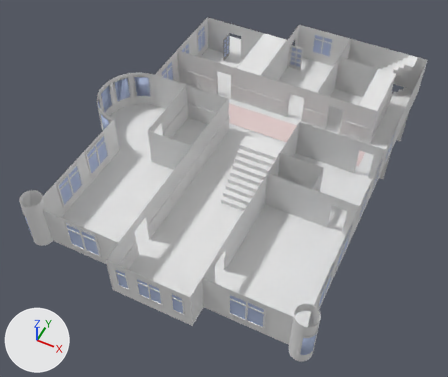
Two versions of the Blender file Assets/models/floor_2/floor2b.blend, one commit apart.
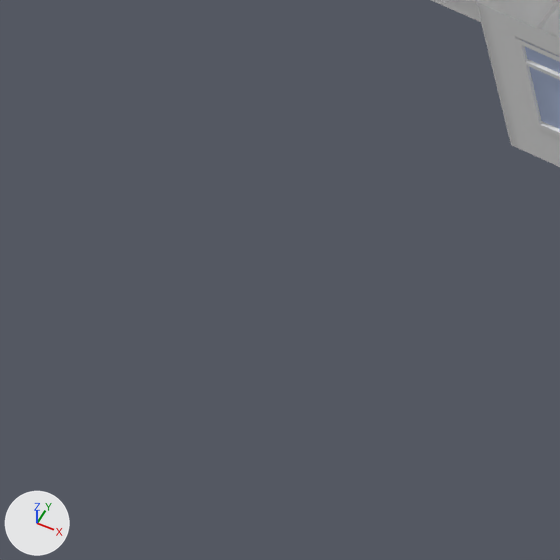
The first picture shows the older version from a 50 mm lens placed at (20.7, -22.6, 61.0), pointed at (0.3, 18.2, 10.0). The close-ups show both versions on the part from 2% to 27% of the width and 69% to 100% of the height of that picture; other places that the commit changed are outside them. Lighting does not change. The marker at lower left points along +X, +Y and +Z.

The scene before the commit, as lines of its bpy script (objects in view):
```python
me_cube_026 = bpy.data.meshes.new('Cube.026')
me_cube_026.from_pydata(...)  # 12 vertices, 5 faces; spans x -1.0, y -1.0..0.18, z 0.0..2.0
me_cube_026.materials.append(mat_main_hall_wall_w)  # its picture is missing
me_cube_059 = bpy.data.meshes.new('Cube.059')
me_cube_059.from_pydata(...)  # a box spanning x -1.0..1.0, y -1.0..1.0, z -1.0..1.0
me_cube_059.materials.append(mat_glass_002)  # blue #bac8e7
me_cube_150 = bpy.data.meshes.new('Cube.150')
me_cube_150.from_pydata(...)  # 60 vertices, 44 faces; spans x -1.0..1.0, y -0.05..1.0, z -1.05..1.05
me_cube_150.materials.append(mat_window_frames1)  # its picture is missing
ob_balcony_door_glass = bpy.data.objects.new('balcony_door_glass', me_cube_059)
ob_balcony_door_glass.parent = ob_balcony_door
ob_balcony_door_glass.matrix_parent_inverse = Matrix(((10.94, 0.0, 0.0, 104.8), (0.0, 0.65, 0.0, -1.027), (0.0, 0.0, 0.325, -1.019), (0.0, 0.0, 0.0, 1.0)))
ob_balcony_door_glass.location = (-9.636, 0.00266, 3.361)
ob_balcony_door_glass.scale = (0.0125, 1.38, 2.74)
ob_cube_006 = bpy.data.objects.new('Cube.006', me_cube_150)
ob_cube_006.parent = ob_center_hall_001
ob_cube_006.matrix_parent_inverse = Matrix(((0.25, 0.0, 0.0, -0.63), (0.0, 0.0606, 0.0, -0.986), (0.0, 0.0, 3.333, -46.86), (0.0, 0.0, 0.0, 1.0)))
ob_cube_006.location = (0.373, -0.166, 16.59)
ob_cube_006.rotation_euler = (0.0, 0.0, 1.571)  # degrees (0, 0, 90)
ob_cube_006.scale = (0.0792, 1.15, 1.32)
ob_hall = bpy.data.objects.new('hall', me_cube_026)
ob_hall.parent = ob_floor_2
ob_hall.matrix_parent_inverse = Matrix(((1.0, 0.0, 0.0, 0.0), (0.0, 1.0, 0.0, 0.0), (0.0, 0.0, 1.0, -14.91), (0.0, 0.0, 0.0, 1.0)))
ob_hall.location = (0.0362, 24.95, 13.0)
ob_hall.scale = (8.0, 39.0, 4.5)
# also in view: 'main_hall_window_sw' at (-0.2, -0.2, 16.6); 'center_hall.001' at (2.5, -0.2, 16.3)
```
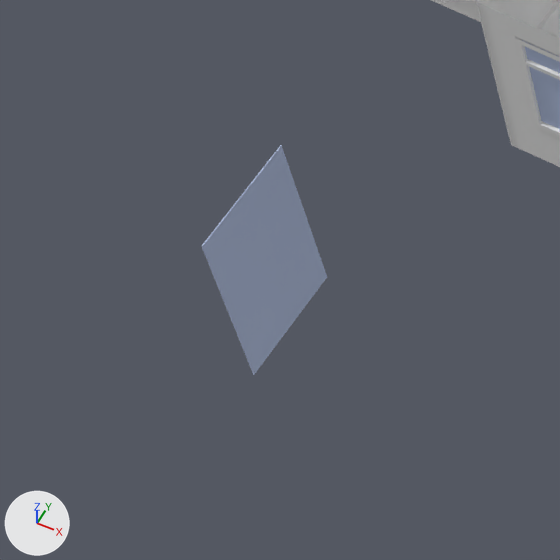
Patch to the scene script:
```diff
--- a/Assets/models/floor_2/floor2b.blend.py
+++ b/Assets/models/floor_2/floor2b.blend.py
@@ ob_balcony_door_glass @@
 ob_balcony_door_glass = bpy.data.objects.new('balcony_door_glass', me_cube_059)
-ob_balcony_door_glass.parent = ob_balcony_door
-ob_balcony_door_glass.matrix_parent_inverse = Matrix(((10.94, 0.0, 0.0, 104.8), (0.0, 0.65, 0.0, -1.027), (0.0, 0.0, 0.325, -1.019), (0.0, 0.0, 0.0, 1.0)))
 ob_balcony_door_glass.location = (-9.636, 0.00266, 3.361)
```

Pixel boxes (x1, y1, x2, y2) of what changed, in the close-ups (560 x 560 px):
'balcony_door_glass', moved (not visible before): after (201, 145, 327, 375)
